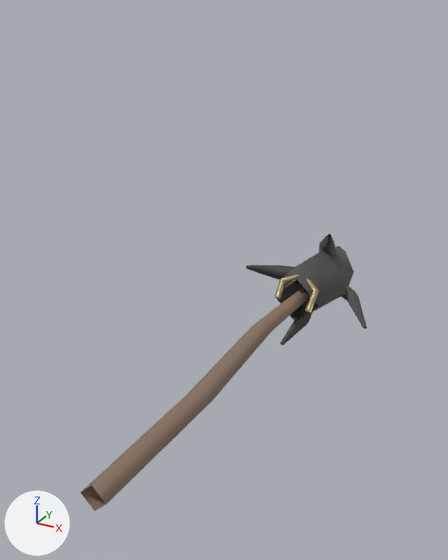
The Blender file assets/authoring/items/barbed_spear.blend, before and after one commit.
Camera for both pictures: a 50 mm camera at (1.14, -2.31, 1.48) aimed at (-0.18, 0.11, 0.28). Lighting does not change. The marker at lower left points along +X, +Y and +Z. The first picture is the older version.

In view in the first picture: 'C_Barb_0', 'C_Barb_1', 'C_Barb_2', 'C_Barb_3', 'C_Binding', 'C_Head', 'C_Shaft'.
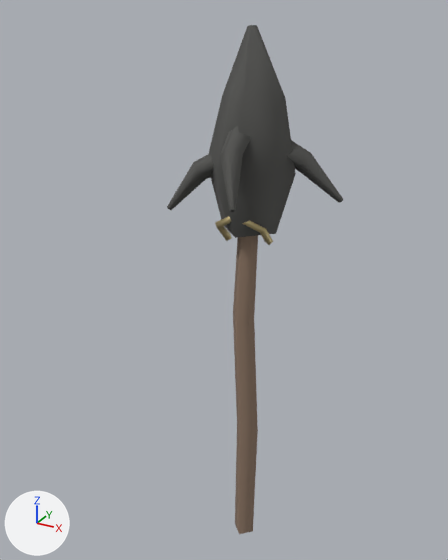
What differs and where, as boxes (x1, y1, x2, y2) in the pictures (448 x 560 px):
'C_Head', reshaped (11% wider, 178% taller): before (276, 246, 354, 322); after (209, 25, 296, 238)
'C_Shaft', reshaped: before (80, 288, 309, 511); after (233, 235, 258, 534)
'C_Barb_2', reshaped: before (319, 234, 336, 256); after (220, 126, 251, 212)
'C_Barb_1', reshaped: before (341, 283, 367, 329); after (286, 140, 343, 203)
'C_Barb_0', reshaped: before (246, 265, 300, 284); after (167, 153, 214, 210)
'C_Binding', reshaped (31% wider, 23% shorter): before (275, 274, 319, 312); after (215, 216, 273, 245)
'C_Barb_3', reshaped (not visible afterwards): before (280, 289, 316, 345)

Diff of the bpy script that builds the scene:
```diff
--- a/assets/authoring/items/barbed_spear.blend.py
+++ b/assets/authoring/items/barbed_spear.blend.py
@@ cu_c_shaftcurve @@
 _sp = cu_c_shaftcurve.splines.new('POLY'); _sp.points.add(3)
-_sp.points.foreach_set('co', [0.0, -1.12, 0.0, 1.0, 0.01, -0.45, 0.0, 1.0, -0.01, 0.18, 0.02, 1.0, 0.0, 0.68, 0.0, 1.0])
+_sp.points.foreach_set('co', [0.0, 0.0, -1.12, 1.0, 0.01, 0.0, -0.45, 1.0, -0.01, -0.02, 0.18, 1.0, 0.0, 0.0, 0.68, 1.0])
 _sp.points.foreach_set('radius', [0.948, 1.0, 0.948, 0.828])
@@ cu_c_headcurve @@
 _sp = cu_c_headcurve.splines.new('POLY'); _sp.points.add(3)
-_sp.points.foreach_set('co', [0.0, 0.6, 0.0, 1.0, 0.0, 0.87, 0.0, 1.0, 0.02, 1.16, 0.02, 1.0, 0.0, 1.42, 0.0, 1.0])
+_sp.points.foreach_set('co', [0.0, 0.0, 0.6, 1.0, 0.0, 0.0, 0.87, 1.0, 0.02, -0.02, 1.16, 1.0, 0.0, 0.0, 1.42, 1.0])
 _sp.points.foreach_set('radius', [0.65, 1.0, 0.65, 0.09])
@@ cu_c_barb_0curve @@
 _sp = cu_c_barb_0curve.splines.new('POLY'); _sp.points.add(2)
-_sp.points.foreach_set('co', [0.0, 0.95, 0.0, 1.0, -0.22, 0.84, 0.04, 1.0, -0.34, 0.67, 0.11, 1.0])
+_sp.points.foreach_set('co', [0.0, 0.0, 0.95, 1.0, -0.22, -0.04, 0.84, 1.0, -0.34, -0.11, 0.67, 1.0])
 _sp.points.foreach_set('radius', [1.0, 0.75, 0.2])
@@ cu_c_barb_1curve @@
 _sp = cu_c_barb_1curve.splines.new('POLY'); _sp.points.add(2)
-_sp.points.foreach_set('co', [0.0, 1.02, 0.0, 1.0, 0.22, 0.91, -0.05, 1.0, 0.36, 0.74, -0.14, 1.0])
+_sp.points.foreach_set('co', [0.0, 0.0, 1.02, 1.0, 0.22, 0.05, 0.91, 1.0, 0.36, 0.14, 0.74, 1.0])
 _sp.points.foreach_set('radius', [1.0, 0.75, 0.2])
@@ cu_c_barb_2curve @@
 _sp = cu_c_barb_2curve.splines.new('POLY'); _sp.points.add(2)
-_sp.points.foreach_set('co', [0.0, 1.1, 0.0, 1.0, 0.03, 0.97, 0.22, 1.0, 0.1, 0.79, 0.34, 1.0])
+_sp.points.foreach_set('co', [0.0, 0.0, 1.1, 1.0, 0.03, -0.22, 0.97, 1.0, 0.1, -0.34, 0.79, 1.0])
 _sp.points.foreach_set('radius', [1.0, 0.75, 0.2])
@@ cu_c_barb_3curve @@
 _sp = cu_c_barb_3curve.splines.new('POLY'); _sp.points.add(2)
-_sp.points.foreach_set('co', [0.0, 0.88, 0.0, 1.0, -0.02, 0.76, -0.2, 1.0, -0.08, 0.61, -0.3, 1.0])
+_sp.points.foreach_set('co', [0.0, 0.0, 0.88, 1.0, -0.02, 0.2, 0.76, 1.0, -0.08, 0.3, 0.61, 1.0])
 _sp.points.foreach_set('radius', [1.0, 0.75, 0.2])
@@ cu_c_bindingcurve @@
 _sp = cu_c_bindingcurve.splines.new('POLY'); _sp.points.add(4)
-_sp.points.foreach_set('co', [-0.09, 0.55, 0.02, 1.0, -0.1, 0.63, 0.09, 1.0, 0.0, 0.69, 0.12, 1.0, 0.1, 0.63, 0.07, 1.0, 0.09, 0.55, -0.02, 1.0])
+_sp.points.foreach_set('co', [-0.09, -0.02, 0.55, 1.0, -0.1, -0.09, 0.63, 1.0, 0.0, -0.12, 0.69, 1.0, 0.1, -0.07, 0.63, 1.0, 0.09, 0.02, 0.55, 1.0])
 _sp.resolution_u = 1
```
